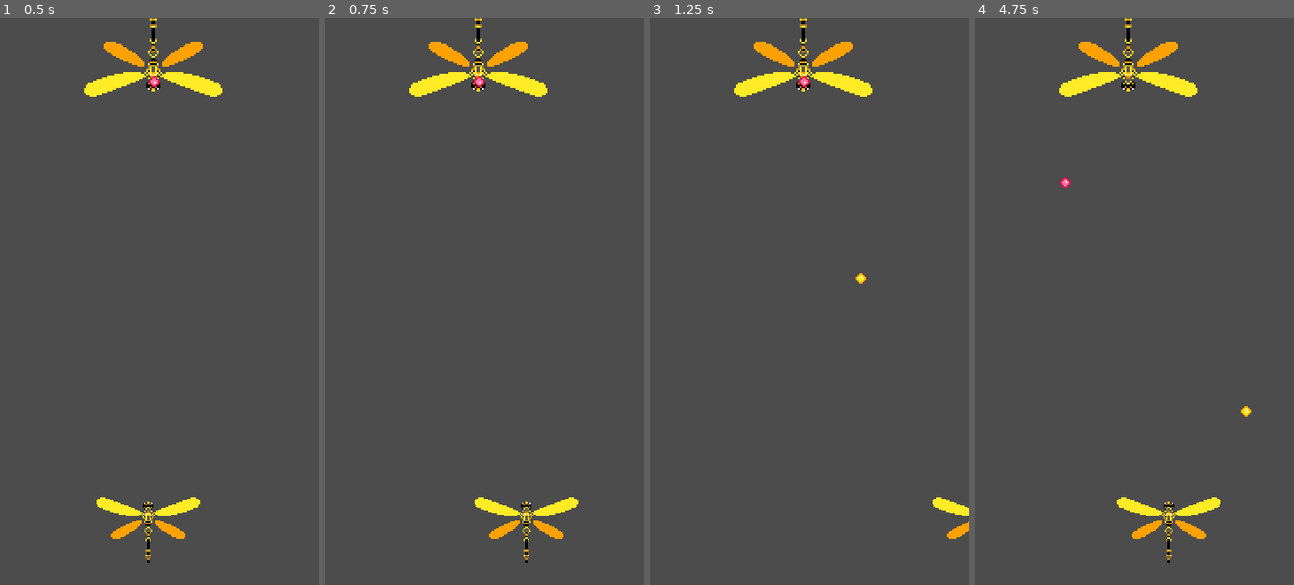
Above: before the commit, frames 1-4 (left to right).
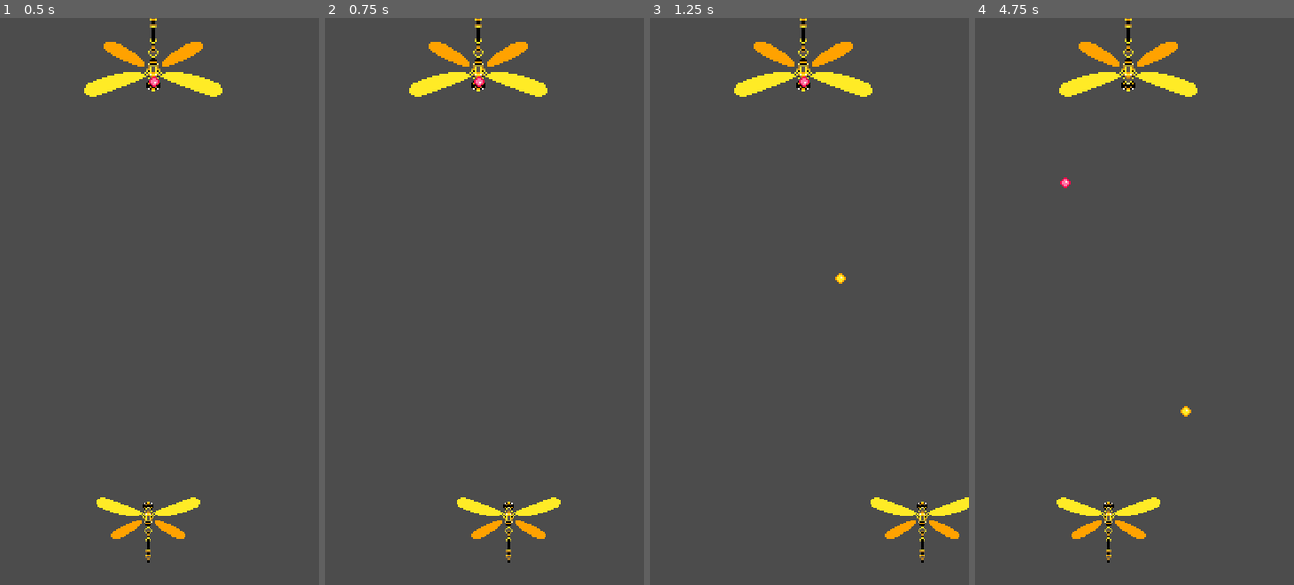
Above: after the commit, the same moments.

Repository: juliopcrj/Libelitos
Game: Godot game, scene res://Scenes/Za_Warudo.tscn
Two runs of this game, one before a commit and one after it. Both use one fixed random seed, a clock stepped at 60 frames per second and the inputs below.
Inputs:
- Up to frame 1 (0.5 s): no input
- Up to frame 2 (0.75 s): tap Enter at 0.5 s; hold Right (ui_right) from 0.53 s (still down); hold Shift (player_slow) from 0.53 s (still down)
- Up to frame 3 (1.25 s): keep holding Right (ui_right); keep holding Shift (player_slow); tap Space (ui_select) at 0.77 s
- Up to frame 4 (4.75 s): release Right (ui_right) at 1.28 s; release Shift (player_slow) at 1.28 s; hold Down (ui_down) 1.28-2.03 s; tap Shift (player_slow) at 1.35, 2.85, 4.35 s; tap Space (ui_select) at 1.52, 2, 3.02, 3.5, 3.77, 4.52 s; hold Right (ui_right) 2.03-2.78 s; hold Shift (player_slow) 2.03-2.78 s; tap Enter at 2.75 s; hold Up (ui_up) 2.78-3.53 s; hold Shift (player_slow) 3.53-4.28 s; hold Left (ui_left) from 3.53 s (still down)

Frame 1 is identical in both runs. In frame 2, 1.4% of the frame differs, in the area x 41-80%, y 84-97%; in frame 3, 1.0%; in frame 4, 1.6%, in the area x 25-87%, y 68-97%.

Commit message:
Update Libelitos.gd
Trocando a redução de movimentação pra 50%;

Diff:
--- a/Scripts/Libelitos.gd
+++ b/Scripts/Libelitos.gd
@@ -5,7 +5,7 @@
 
 
 const invincibility_time = 2
-const movement_reduction = 25 #percentage
+const movement_reduction = 50 #percentage
 
 
 var bullets_per_second = 5.0
@@ -60,7 +60,6 @@
 		bulletTimer.start()
 
 func take_damage():
-	print("tomou dano")
 	if not invincible:
 		life -=1
 		iFrameTimer.set_wait_time(invincibility_time)
